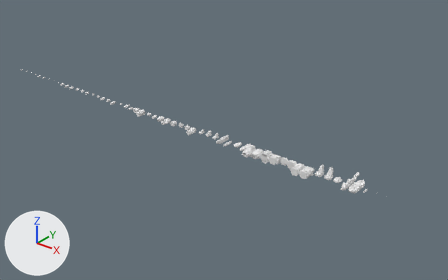
One commit to the glTF model assets/ships/kits/corsair.glb: the scene before it, then after it.
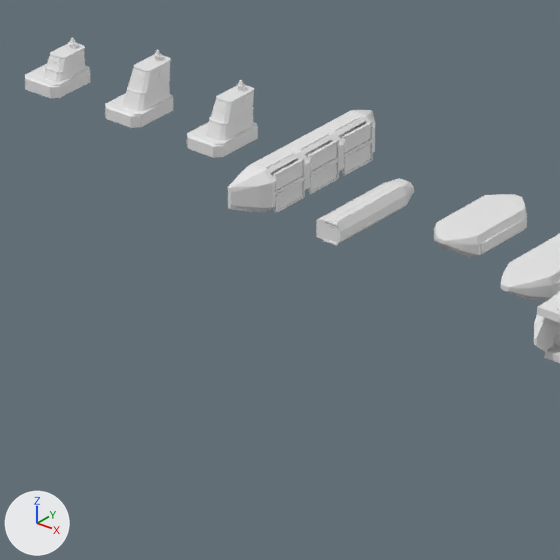
The first picture shows the older version from a camera (50 mm lens) standing at (2952.0, -1882.0, 1166.0) and looking at (1359.0, 109.0, -68.0). The close-ups show the older and then the newer version on the part from 44% to 55% of the width and 45% to 62% of the height of that picture. Only the edits that show in the close-ups are written down. Arrows for +X, +Y and +Z are at lower left; the lights stay in place. Where no turn or scale is listed for an object, it has been applied to the vertices. Vertices at exactly the same position are counted once.

The first close-up shows 'appendage.blocks', 'appendage.delta', 'bow.split', 'command.keep.001', 'command.rake', 'command.tower', 'ventral.keel', 'ventral.reactor' and 6 more.
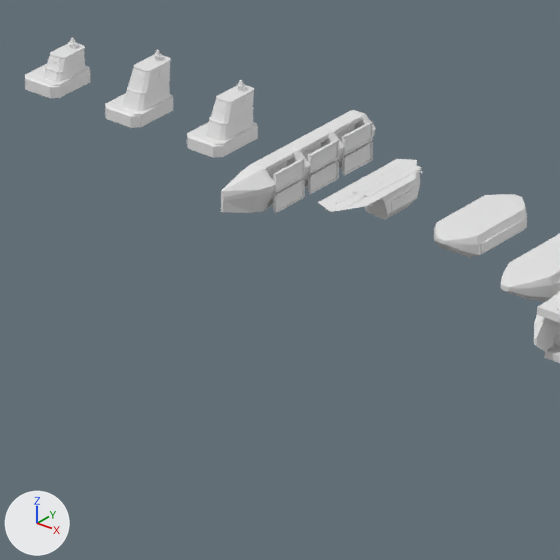
Boxes [x1, y1, x2, y2] around the edits, measured in the close-ups (560 x 560 px; the box of a moved part takes in the faces that stretch with it):
'appendage.blocks', reshaped
    before: [228, 110, 375, 213]
    after: [221, 110, 376, 213]
'appendage.delta', reshaped (7% wider, 10% shorter)
    before: [316, 178, 414, 246]
    after: [318, 159, 423, 220]
part 1 of me_appendage_blocks, moved or reshaped
    before: [228, 110, 375, 212]
    after: [221, 110, 376, 213]
part 2 of me_appendage_delta, added
    after: [352, 162, 422, 198]
part 3 of me_appendage_delta, added
    after: [335, 192, 358, 204]
part 4 of me_appendage_delta, added
    after: [361, 165, 412, 194]
part 5 of me_appendage_delta, rebuilt
    before: [316, 178, 414, 246]
    after: [364, 170, 420, 220]
part 6 of me_appendage_delta, added
    after: [318, 159, 417, 212]
part 7 of me_appendage_delta, deleted
    before: [328, 183, 401, 222]
part 8 of me_appendage_delta, added
    after: [391, 188, 414, 211]

What changed in the scene script:
```text
Change me_appendage_blocks:
    used by ob_appendage_blocks; location = (1440.0, 0.0, 0.0)
    remove me_appendage_blocks.from_pydata(...)  # 384 vertices, 672 faces; spans x -3.2..8.4, y -41.7..41.7, z -8.1..9.1
    add me_appendage_blocks.from_pydata(...)  # 384 vertices, 672 faces; spans x -3.2..8.4, y -45.6..36.5, z -8.1..9.1
    me_appendage_blocks part 1: 80 of 384 vertices moved; they spanned x -3.2..8.1, y -41.7..41.7, z -8.1..8.6 and now span x -3.2..8.1, y -45.6..36.5, z -8.1..8.6; mean shift (-0.6, -0.9, 0.7); largest move (-1.9, 41.7, -2.5) -> (0.0, 36.5, 0.8)
Change me_appendage_delta:
    used by ob_appendage_delta; location = (1480.0, 0.0, 0.0)
    remove me_appendage_delta.from_pydata(...)  # 61 vertices, 98 faces; spans x -3.2..7.5, y -40.8..6.5, z -4.7..4.8
    add me_appendage_delta.from_pydata(...)  # 210 vertices, 328 faces; spans x -5.2..10.4, y -40.3..13.0, z -5.5..8.4
    me_appendage_delta part 2: a new loose piece, a box spanning x -0.68..6.5, y -23.24..8.74, z 8.08..8.34, in mat_dark (white #e7e7e7)
    me_appendage_delta part 3: a new loose piece, a box spanning x 0.08..1.38, y -33.8..-22.1, z 8.08..8.34, in mat_dark (white #e7e7e7)
    me_appendage_delta part 4: a new loose piece, a box spanning x 2.72..3.11, y -22.18..7.67, z 8.16..8.42, in mat_trim (white #e7e7e7)
    me_appendage_delta part 5: the loose piece of 21 vertices spanning x -3.2..7.5, y -40.3..6.5, z -4.7..4.4 is rebuilt with 24 vertices and now spans x -3.2..8.3, y -16.9..7.2, z -5.5..8.1
    me_appendage_delta part 6: a new loose piece of 18 vertices spanning x -5.2..10.4, y -40.3..13.0, z 8.1..8.2, in mat_hull (white #e7e7e7)
    me_appendage_delta part 7: the loose piece of 8 vertices spanning x 1.1..5.7, y -39.0..-2.6, z 4.3..4.7 is deleted
    me_appendage_delta part 8: 24 vertices added at x 8.2..8.7, y -11.5..1.8, z -1.1..3.2
    other edits to the shape of me_appendage_delta do not show in these pictures
```
